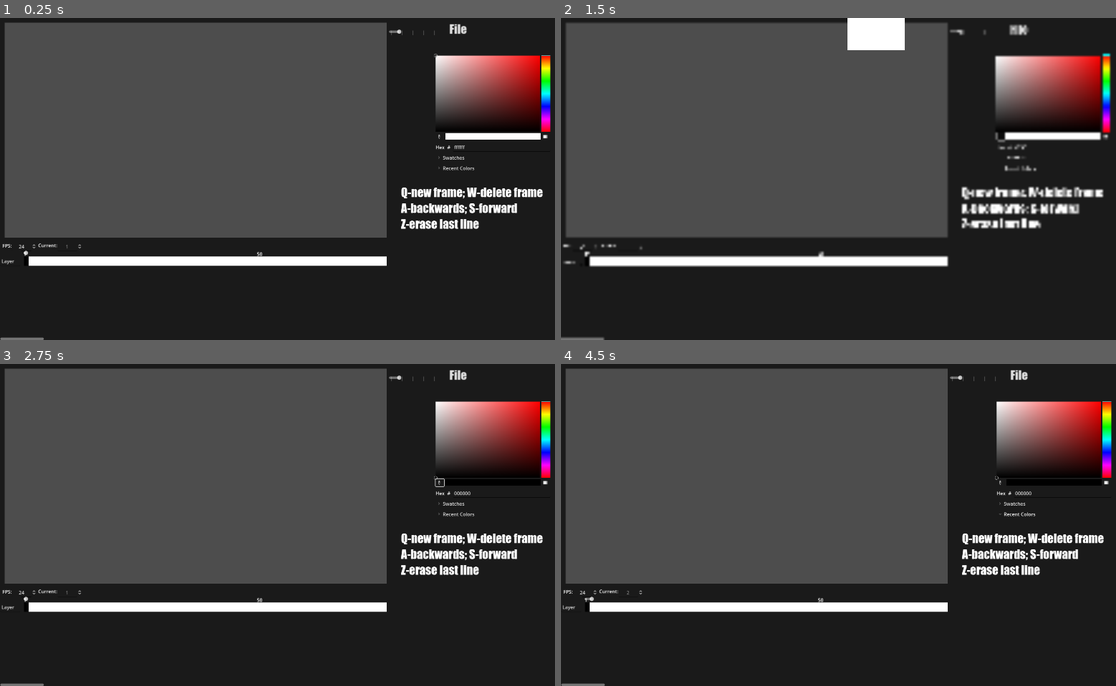
Above: before the commit, frames 1-4 (two rows, left to right).
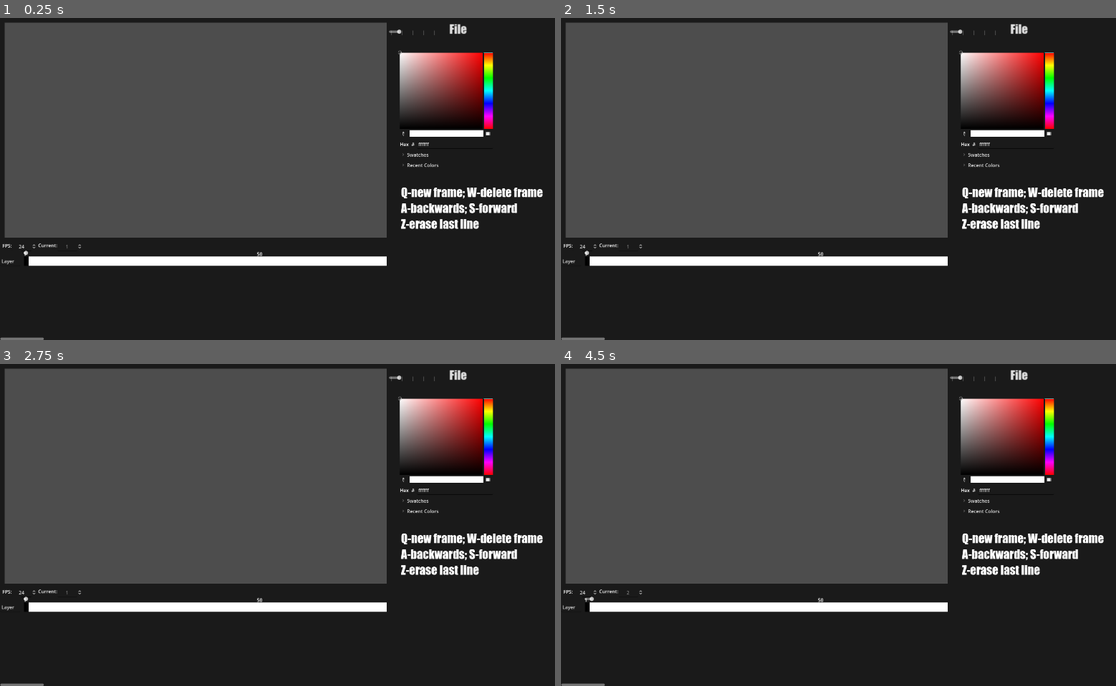
Above: after the commit, the same moments.

Repository: Drawsi/Anim
Game: Godot game, scene res://Node2D.tscn
Two runs of this game, one before a commit and one after it. Both use one fixed random seed, a clock stepped at 60 frames per second and the inputs below.
Inputs (mouse positions are in pixels of both pictures, inside the frame that each line leads up to; where the layout moved, square brackets give the same spot in the first picture):
- Up to frame 1 (0.25 s): no input
- Up to frame 2 (1.5 s): click "File" at 0.5 s; click (966, 133) [999, 137] at 1.25 s
- Up to frame 3 (2.75 s): click "Swatches" at 2 s
- Up to frame 4 (4.5 s): click "Recent Colors" at 2.75 s; click (588, 608) at 3.5 s; click (594, 608) at 4.25 s

The runs differ from the first frame. In frame 1, 6.3% of the frame differs, in the area x 71-100%, y 10-48%; in frame 2, 10%, in the area x 0-100%, y 0-100%; in frame 3, 6.4%; in frame 4, 6.4%.

Commit message:
Version_1.3.3

Diff:
--- a/Node2D.tscn
+++ b/Node2D.tscn
@@ -11,13 +11,10 @@
 
 [node name="Brush_Settings" type="Control" parent="."]
 layout_mode = 3
-anchors_preset = 15
-anchor_right = 1.0
-anchor_bottom = 1.0
+anchors_preset = 0
 offset_right = 1920.0
 offset_bottom = 1080.0
-grow_horizontal = 2
-grow_vertical = 2
+metadata/_edit_use_anchors_ = true
 
 [node name="ColorRect" type="ColorRect" parent="Brush_Settings"]
 layout_mode = 1
@@ -58,10 +55,10 @@
 anchor_top = 0.5
 anchor_right = 1.0
 anchor_bottom = 0.5
-offset_left = -464.0
-offset_top = -418.0
-offset_right = -72.0
-offset_bottom = 126.0
+offset_left = -584.0
+offset_top = -428.0
+offset_right = -264.0
+offset_bottom = 116.0
 grow_horizontal = 0
 grow_vertical = 2
 color_modes_visible = false
@@ -96,8 +93,8 @@
 custom_minimum_size = Vector2(1280, 720)
 offset_left = 16.0
 offset_top = 16.0
-offset_right = 1296.0
-offset_bottom = 736.0
+offset_right = 1924.0
+offset_bottom = 1096.0
 mouse_default_cursor_shape = 3
 
 [node name="SubViewport" type="SubViewport" parent="DrawingArea"]
--- a/Scripts/Animation.gd
+++ b/Scripts/Animation.gd
@@ -13,33 +13,55 @@
 var this_frame
 var frame = 0
 
-
-
+var find
+var verify
+var csf = null#current shown frame
 
 func _process(_delta):
+	#Initializing variables and values needed
 	$TimelineSettings/Current_Fps/SpinBox.value = Global.current_frame
 	Global.set_fps = $TimelineSettings/Fps_Counter/Run_FPS.value
 	var ff = f.instantiate()
-	var find = subview.find_child(str(Global.current_frame),true,false)
-	var verify = tlayer.get_child(Global.current_frame-1).get_texture_normal()==new
+	find = subview.find_child(str(Global.current_frame),true,false)
+	verify = tlayer.get_child(Global.current_frame-1).get_texture_normal()==new
 	_inviz()
-	#	Create a frame if none is present
+	#========================================
+	#	Create a frame if it's present in timeline but not in viewport
 	if find==null and verify:
 		ff.name = str(Global.current_frame)
 		ff.visible = true
 		ff.set_process_input(true)
-		#print("Frame ",ff.name," added!")
 		subview.add_child(ff)
-		#print($DrawingArea/SubViewport.get_children())
-	#	Deletes the frame
+		csf = ff
+	if find==null and !verify:
+		pass
+	#	Deletes the viewport frame if it doesn't match the timeline
 	if find and !verify:
 		find.queue_free()
 
 func _inviz():
-	for i in subview.get_children():
-		if i.name==str(Global.current_frame):
-			i.visible = true
-			i.set_process_input(true)
-		else:
-			i.visible = false
-			i.set_process_input(false)
+	find = subview.find_child(str(Global.current_frame),true,false)
+	verify = tlayer.get_child(Global.current_frame-1).get_texture_normal()==new
+	#	Checks current frame and makes only IT visible
+	#	But I do want last frame to be visible tho
+
+	#	csf = Current Shown Frame
+	if (find and verify):
+		csf = find
+		csf.visible = true
+		csf.set_process_input(true)
+	elif !find and !verify:
+
+		csf.visible = true
+		csf.set_process_input(true)
+	else:
+		csf.visible = false
+		csf.set_process_input(false)
+
+	#for i in subview.get_children():
+	#	if i.name==str(Global.current_frame):
+	#		i.visible = true
+	#		i.set_process_input(true)
+	#	else:
+	#		i.visible = false
+	#		i.set_process_input(false)
